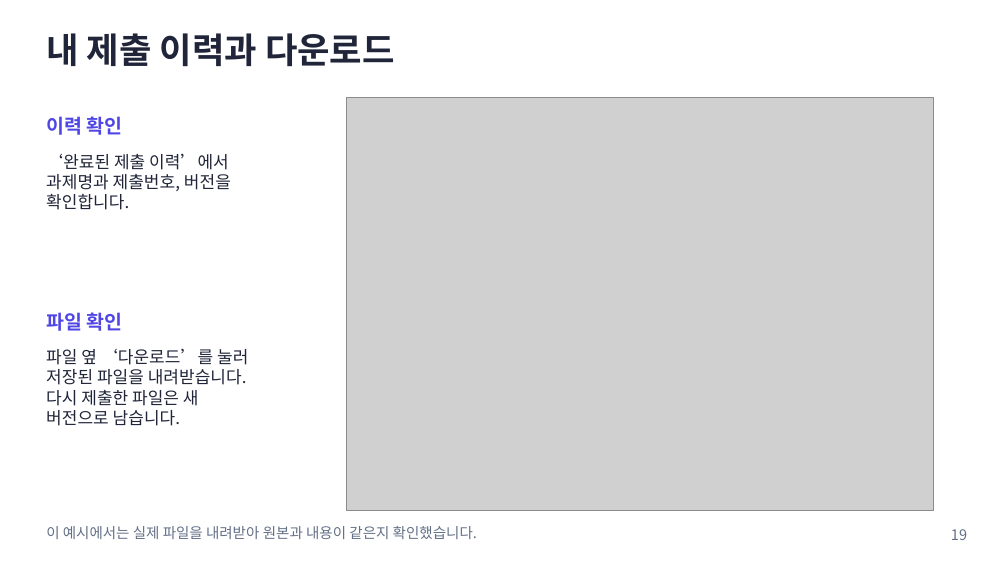
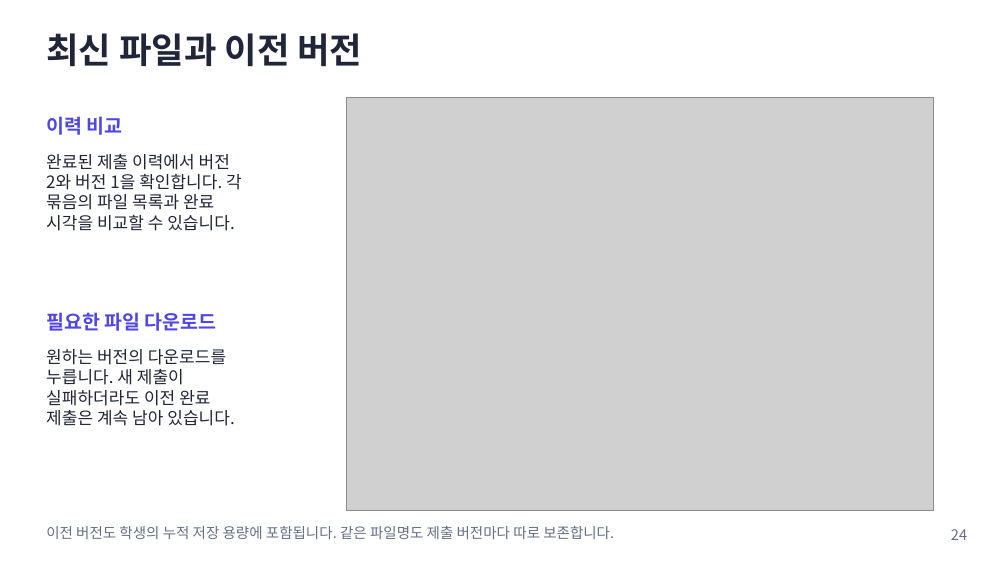
Before and after one commit to prozac0401/AssignmentHub, a slide deck: slide 24 of docs/manual/AssignmentHub_사용자_매뉴얼.pptx (slide 19 before the commit). Drawn at 1008x567 pixels with LibreOffice and Linux fonts; fonts in the diff are those of the drawing; grey boxes stand for pictures. Boxes give left, top, right and bottom in pixels: in the first picture for what was removed or moved away, otherwise in the second. Text is boxed around its words. In the diff, an @@ line names an element or a change of style, - is before the commit and + after.

```diff
--- a/docs/manual/AssignmentHub_사용자_매뉴얼.pptx
+++ b/docs/manual/AssignmentHub_사용자_매뉴얼.pptx
@@ text at bbox=[46, 33, 363, 67]: text changed @@
-내 제출 이력과 다운로드
+최신 파일과 이전 버전
@@ text at bbox=[46, 116, 123, 135]: text changed @@
-이력 확인
+이력 비교
@@ text at bbox=[46, 154, 242, 231]: text changed @@
-‘완료된 제출 이력’에서
-과제명과 제출번호, 버전을
-확인합니다.
+완료된 제출 이력에서 버전
+2와 버전 1을 확인합니다. 각
+묶음의 파일 목록과 완료
+시각을 비교할 수 있습니다.
@@ text at bbox=[46, 312, 217, 331]: text changed @@
-파일 확인
+필요한 파일 다운로드
@@ text at bbox=[46, 349, 234, 426]: text changed @@
-파일 옆 ‘다운로드’를 눌러
-저장된 파일을 내려받습니다.
-다시 제출한 파일은 새
-버전으로 남습니다.
+원하는 버전의 다운로드를
+누릅니다. 새 제출이
+실패하더라도 이전 완료
+제출은 계속 남아 있습니다.
@@ text at bbox=[46, 526, 614, 539]: text changed @@
-이 예시에서는 실제 파일을 내려받아 원본과 내용이 같은지 확인했습니다.
+이전 버전도 학생의 누적 저장 용량에 포함됩니다. 같은 파일명도 제출 버전마다 따로 보존합니다.
@@ text at bbox=[951, 529, 967, 540]: text changed @@
-19
+24
```
Also in this commit, not shown: 25 other slides changed, 9 slides added, 1 slide removed, 54 other files.
